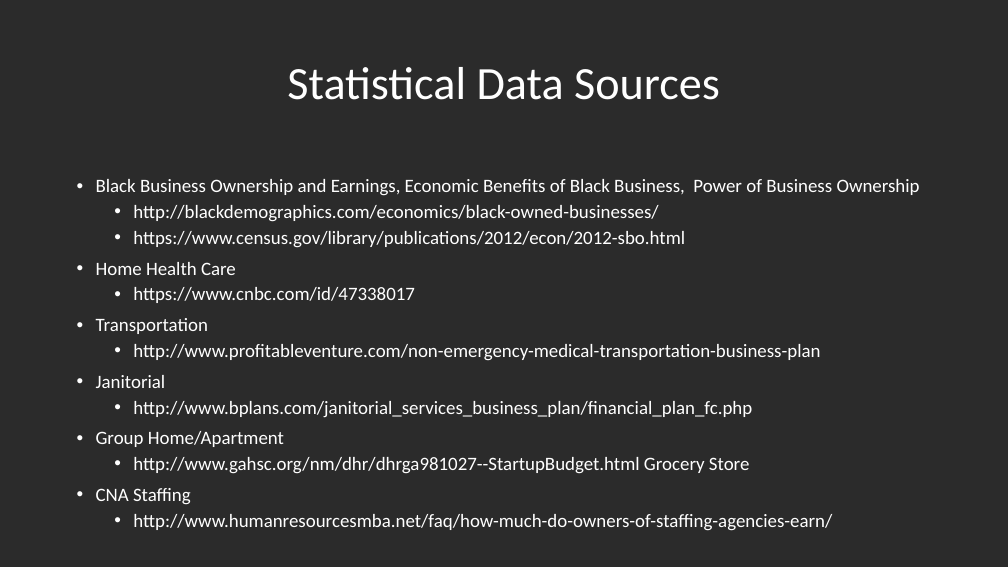
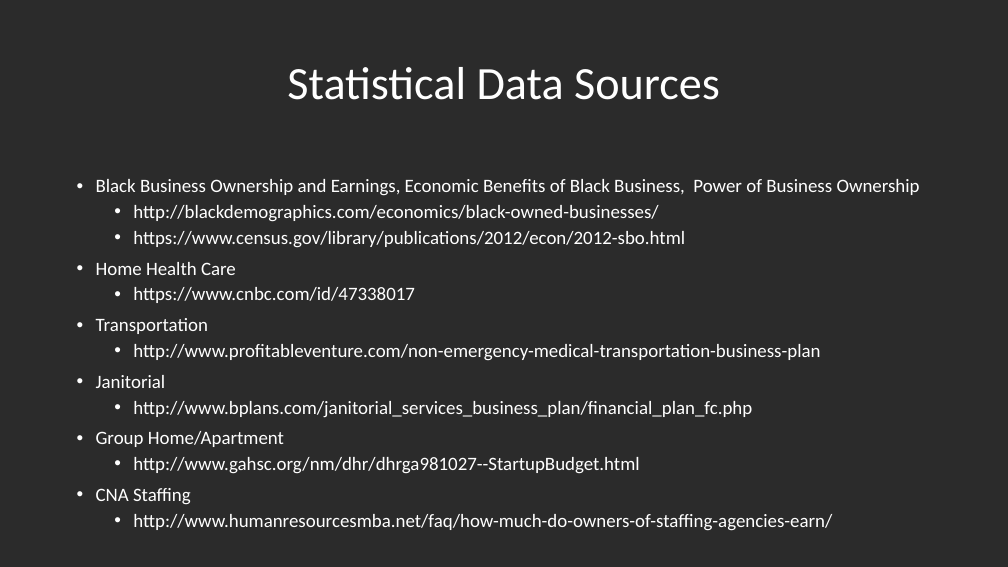
Before and after one commit to KimSmith22/newProject, a slide deck: slide 27 of collection/NumberOneCareerTrainingPitch.ppt. Drawn at 1008x567 pixels with LibreOffice and Linux fonts; fonts in the diff are those of the drawing; background and template pictures are left out; a plain dark background stands for a picture behind light text. Boxes give left, top, right and bottom in pixels: in the first picture for what was removed or moved away, otherwise in the second. Text is boxed around its words. In the diff, an @@ line names an element or a change of style, - is before the commit and + after.

```diff
--- a/collection/NumberOneCareerTrainingPitch.ppt
+++ b/collection/NumberOneCareerTrainingPitch.ppt
@@ text at bbox=[133, 457, 639, 474]: text changed @@
-  • http://www.gahsc.org/nm/dhr/dhrga981027--StartupBudget.html Grocery Store
+  • http://www.gahsc.org/nm/dhr/dhrga981027--StartupBudget.html
```
Also in this commit, not shown: 25 other files.
